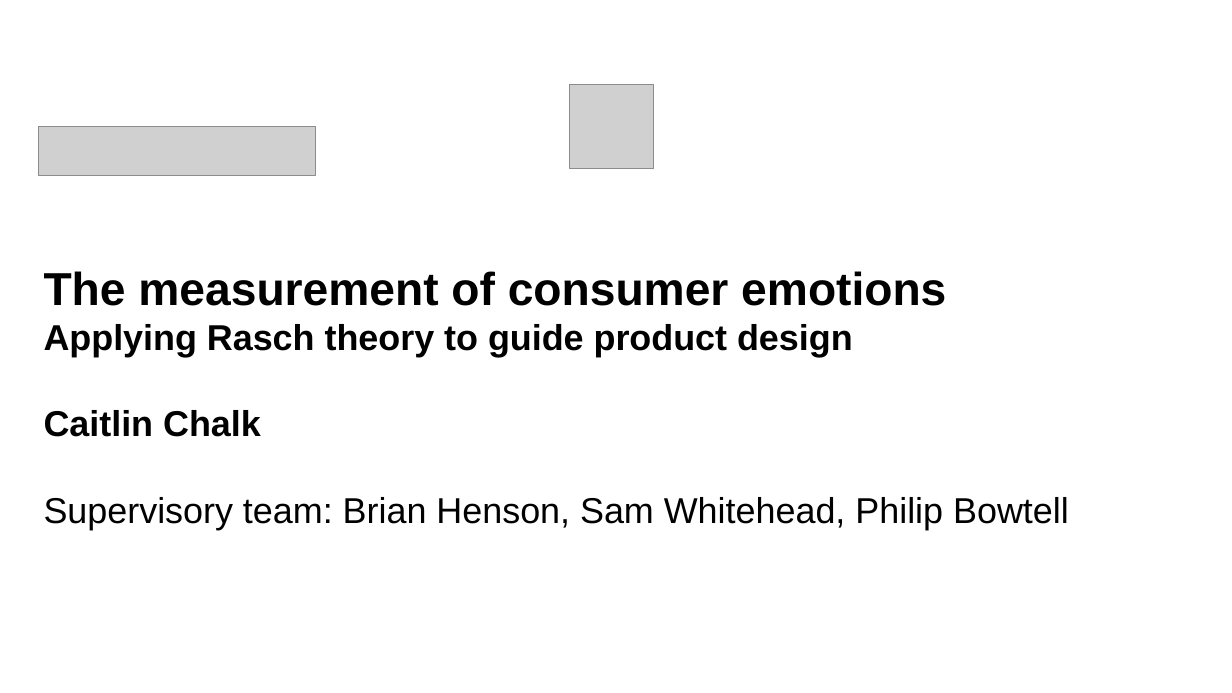
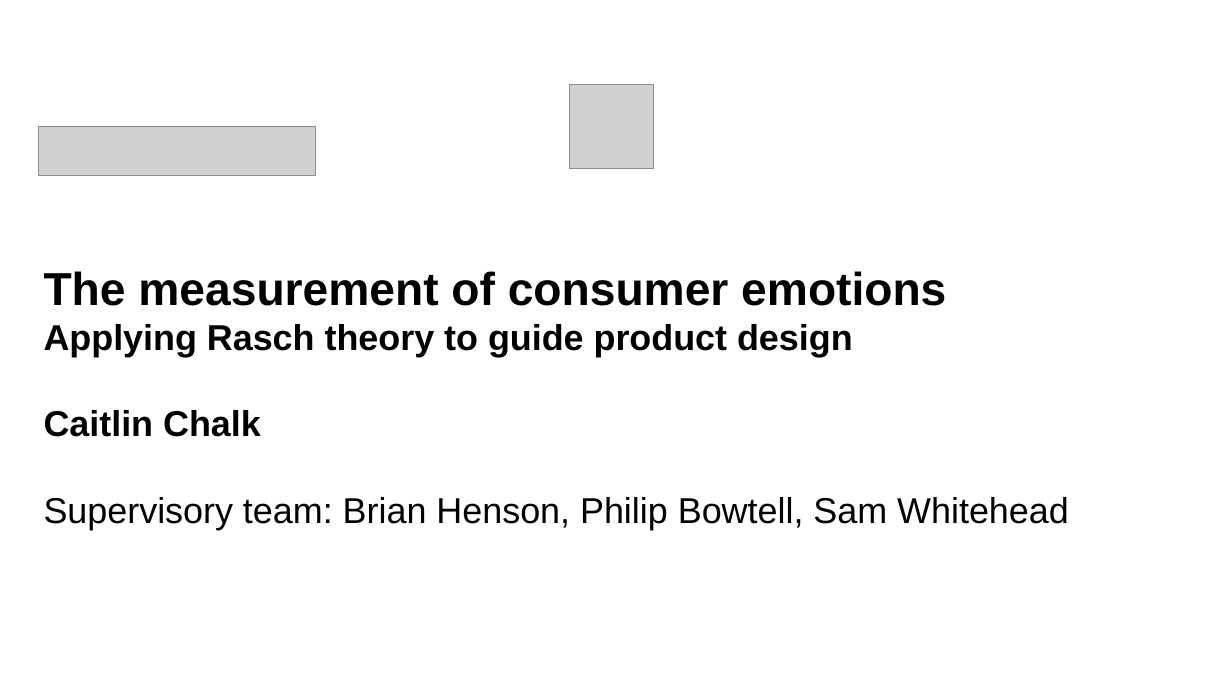
Before and after one commit to CaitlinChalk/data_science_internship, a slide deck: slide 2 of presentations/project1/presentation1_caitlin.pptx (slide 3 before the commit). Drawn at 1232x693 pixels with LibreOffice and Linux fonts; fonts in the diff are those of the drawing; grey boxes stand for pictures; background and template pictures are left out. Boxes give left, top, right and bottom in pixels: in the first picture for what was removed or moved away, otherwise in the second. Text is boxed around its words. In the diff, an @@ line names an element or a change of style, - is before the commit and + after.

```diff
--- a/presentations/project1/presentation1_caitlin.pptx
+++ b/presentations/project1/presentation1_caitlin.pptx
@@ text at <box>44,497,1069,530</box>: text changed @@
-Supervisory team: Brian Henson, Sam Whitehead, Philip Bowtell
+Supervisory team: Brian Henson, Philip Bowtell, Sam Whitehead
```
Also in this commit, not shown: 6 other slides changed, 6 slides added, 8 slides removed, 1 other file.
